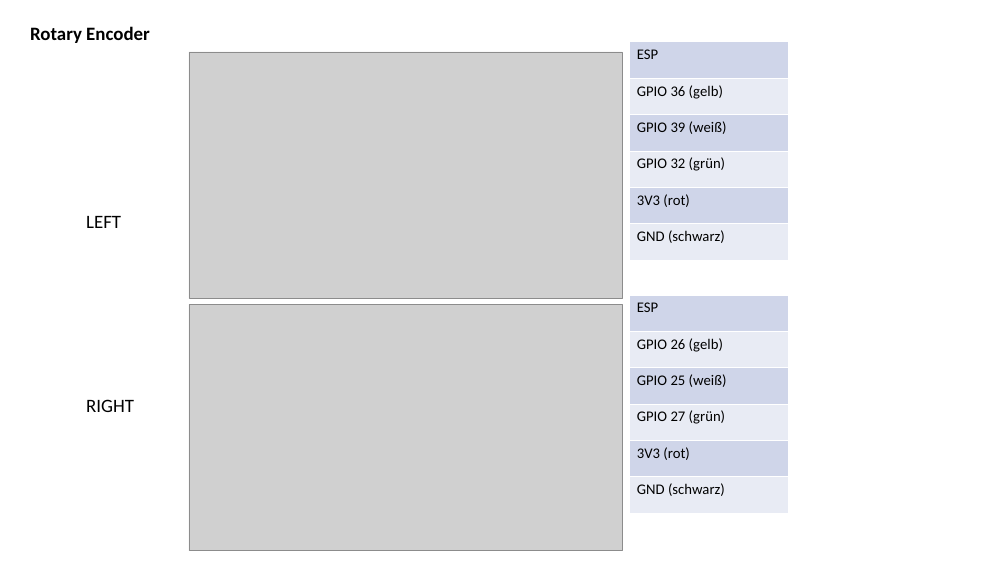
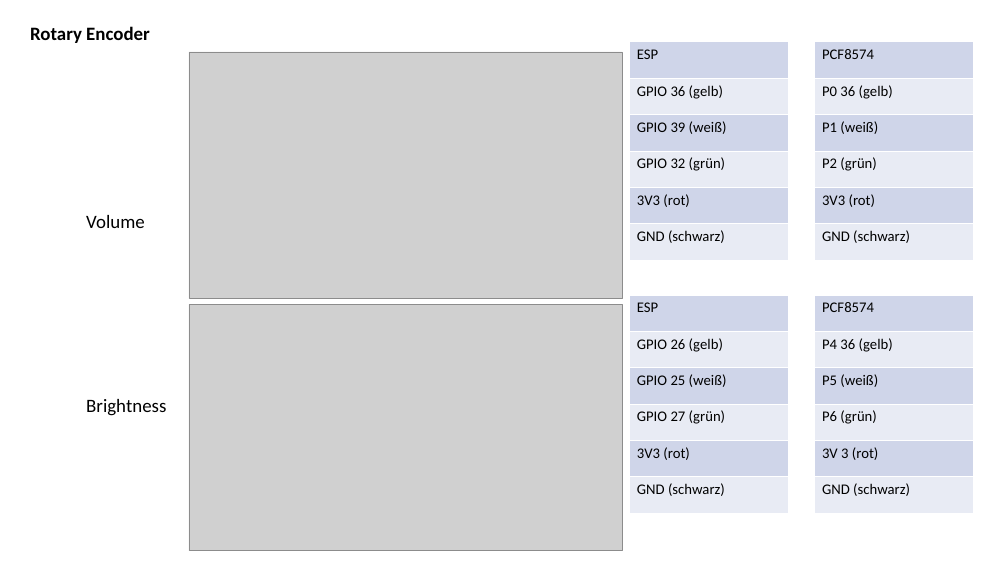
Before and after one commit to jeskes/activityboard, a slide deck: slide 21 of Activityboard.pptx. Drawn at 1008x567 pixels with LibreOffice and Linux fonts; fonts in the diff are those of the drawing; grey boxes stand for pictures. Boxes give left, top, right and bottom in pixels: in the first picture for what was removed or moved away, otherwise in the second. Text is boxed around its words. In the diff, an @@ line names an element or a change of style, - is before the commit and + after.

Commit message:
replaced local rotary encoders with PCF8574 (added WiFi Controller)

```diff
--- a/Activityboard.pptx
+++ b/Activityboard.pptx
@@ table added at [814, 42, 974, 259], 6 rows, 1 columns @@
+PCF8574
+P0 36 (gelb)
+P1 (weiß)
+P2 (grün)
+3V3 (rot)
+GND (schwarz)
@@ text at [86, 215, 145, 228]: text changed @@
-LEFT
+Volume
@@ table added at [814, 295, 974, 513], 6 rows, 1 columns @@
+PCF8574
+P4 36 (gelb)
+P5 (weiß)
+P6 (grün)
+3V 3 (rot)
+GND (schwarz)
@@ text at [86, 399, 166, 416]: text changed @@
-RIGHT
+Brightness
```
Also in this commit, not shown: 3 other slides changed, 5 slides added, 19 other files.
